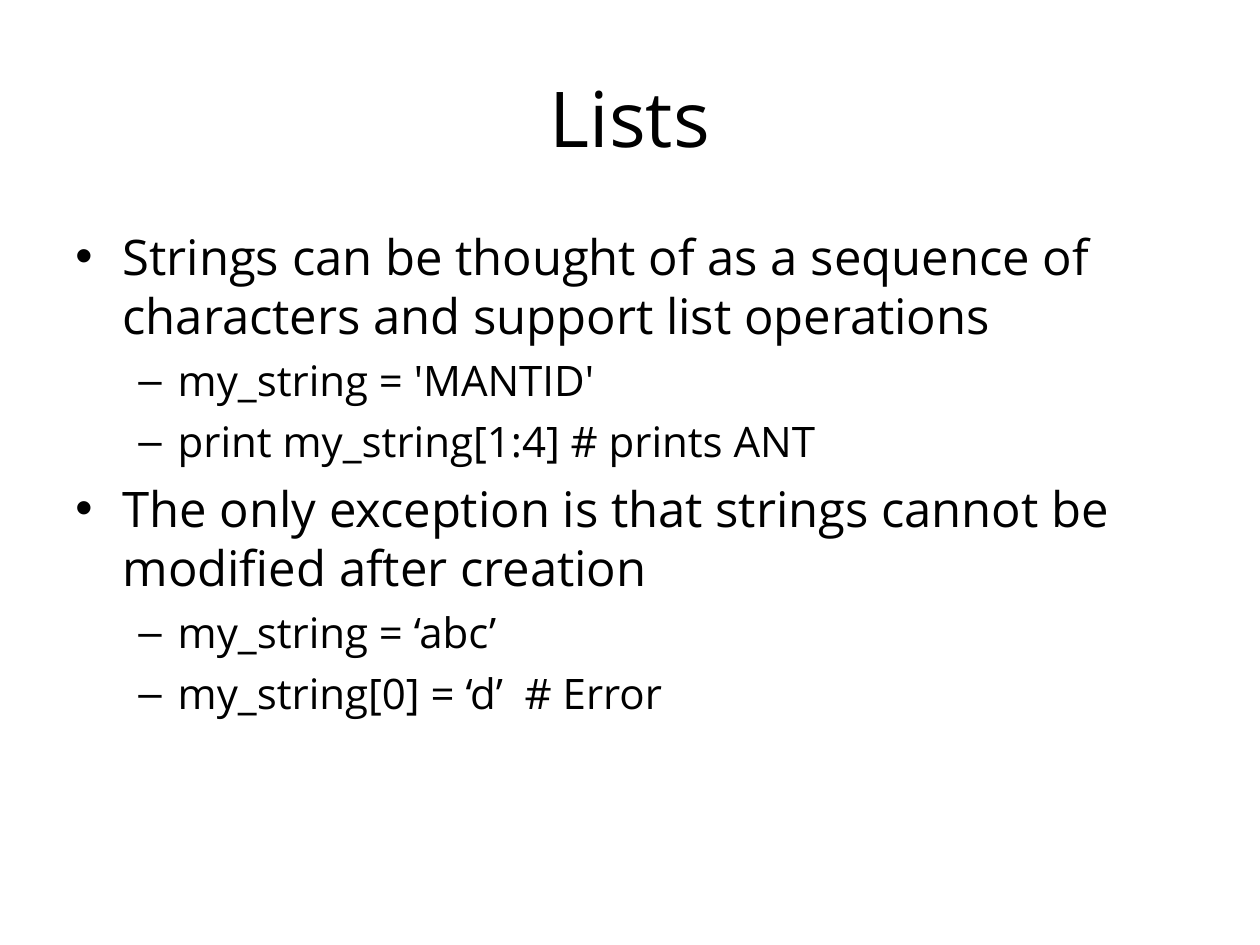
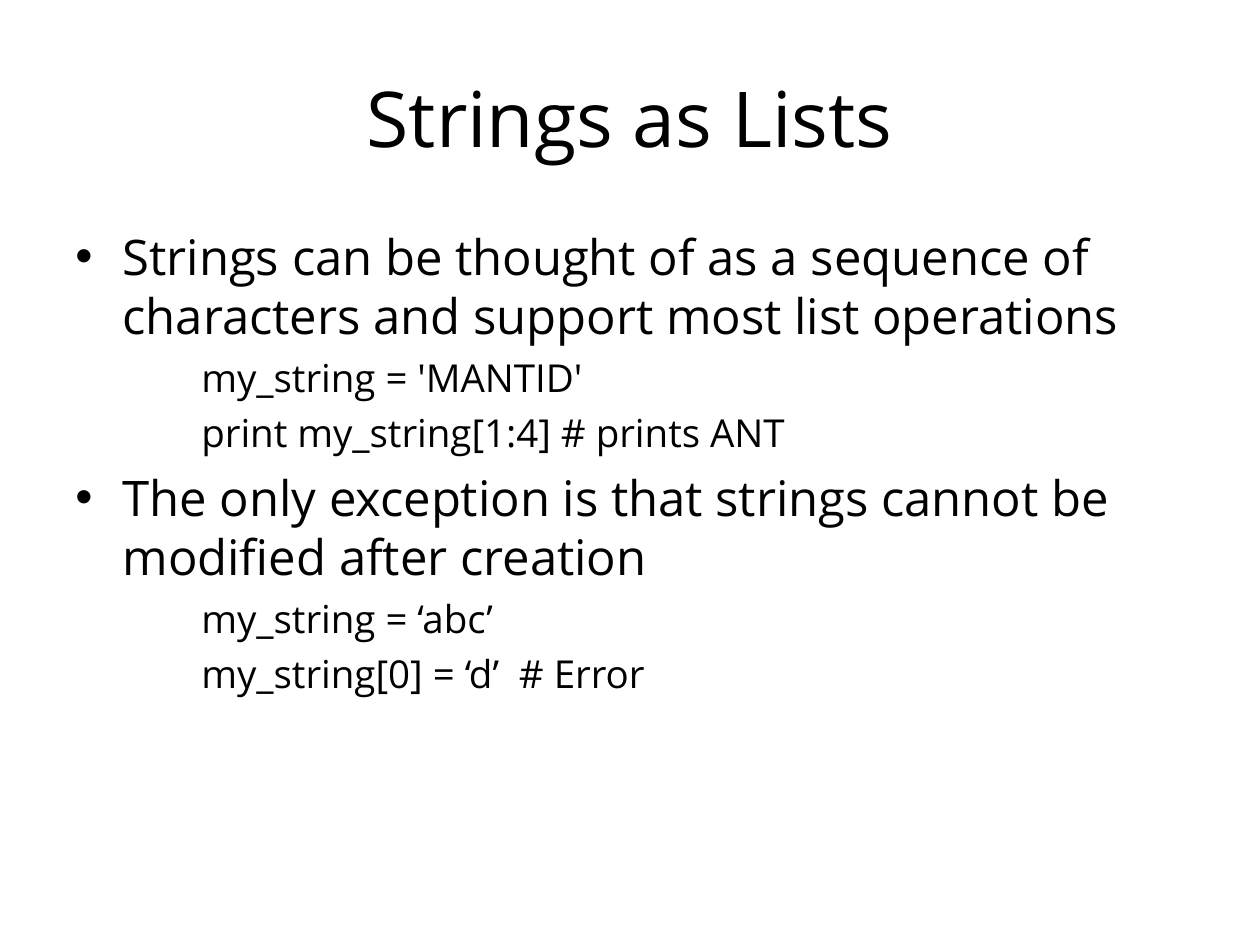
Before and after one commit to mantidproject/documents, a slide deck: slide 18 of Presentations/Introduction to Python/Introduction to Python.ppt (slide 15 before the commit). Drawn at 1260x945 pixels with LibreOffice and Linux fonts; fonts in the diff are those of the drawing; background and template pictures are left out. Boxes give left, top, right and bottom in pixels: in the first picture for what was removed or moved away, otherwise in the second. Text is boxed around its words. In the diff, an @@ line names an element or a change of style, - is before the commit and + after.

```diff
--- a/Presentations/Introduction to Python/Introduction to Python.ppt
+++ b/Presentations/Introduction to Python/Introduction to Python.ppt
@@ title at (367, 90, 892, 166): text changed @@
-Lists
+Strings as Lists
@@ text at (123, 237, 1118, 346): text changed @@
-• Strings can be thought of as a sequence of characters and support list operations
+• Strings can be thought of as a sequence of characters and support most list operations
@@ text at (201, 363, 785, 698): size 24 to 22 pt in "my_string = 'MANTID'", "print my_string[1:4] # prints ANT", "my_string = ‘abc’", "my_string[0] = ‘d’ # Error"; bullet – to none; list level 2 to 3 in "my_string = 'MANTID'"; list level 2 to 3 in "print my_string[1:4] # prints ANT"; list level 2 to 3 in "my_string = ‘abc’"; list level 2 to 3 in "my_string[0] = ‘d’ # Error" @@
```
Also in this commit, not shown: 42 other slides changed, 8 slides added, 7 slides removed, 3 other files.
